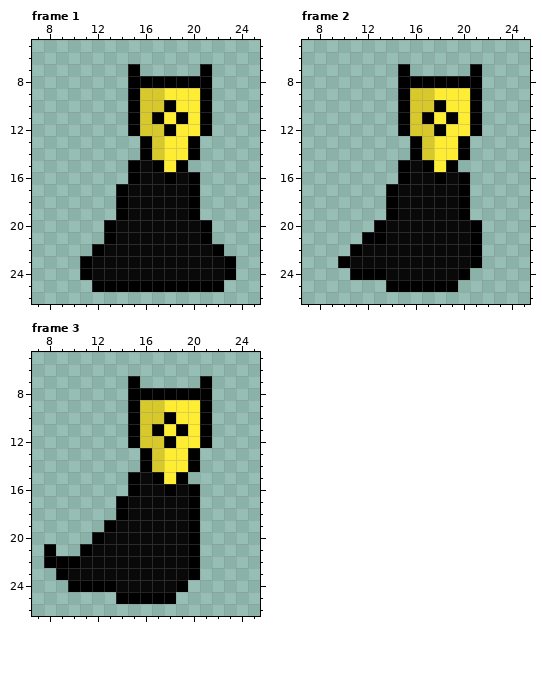
Pixel-art file, stored at Archivos Aseprite/Jugador/Player Right/PlayerLandingMoving_Right.aseprite. Above: the version before the commit.
32x32 pixels, 3 frames. Colours within 5 levels of each other are drawn and written as one. Shown: frame 1: x 7..25, y 5..26; frame 2: x 7..25, y 5..26; frame 3: x 7..25, y 5..26.
After the commit:
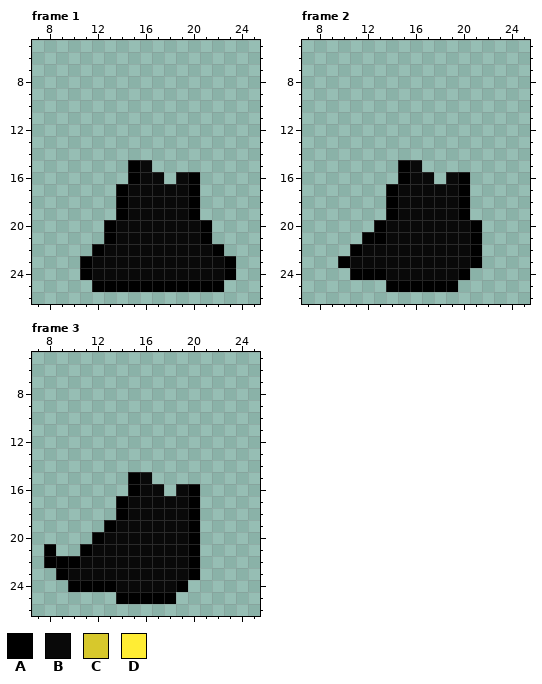
Palette (. is transparent): A #000000  B #090909  C #d7c82c  D #ffed34
Edits made:
Frame 1, layers "Layer 1", "Animacion":
y 7: x 15 A -> .; x 21 A -> .
y 8: x 15..21 AAAAAAA -> .......
y 9: x 15..21 ACCDDDA -> .......
y 10: x 15..21 ACCADDA -> .......
y 11: x 15..21 ACADADA -> .......
y 12: x 15..21 ACCADDA -> .......
y 13..14: x 16..20 ACDDA -> .....
y 15: x 17..19 ADA -> ...
y 16: x 18 A -> .
Frame 2, layers "Layer 1", "Animacion": the same change as frame 1
Frame 3, layers "Layer 1", "Animacion": the same change as frame 1
